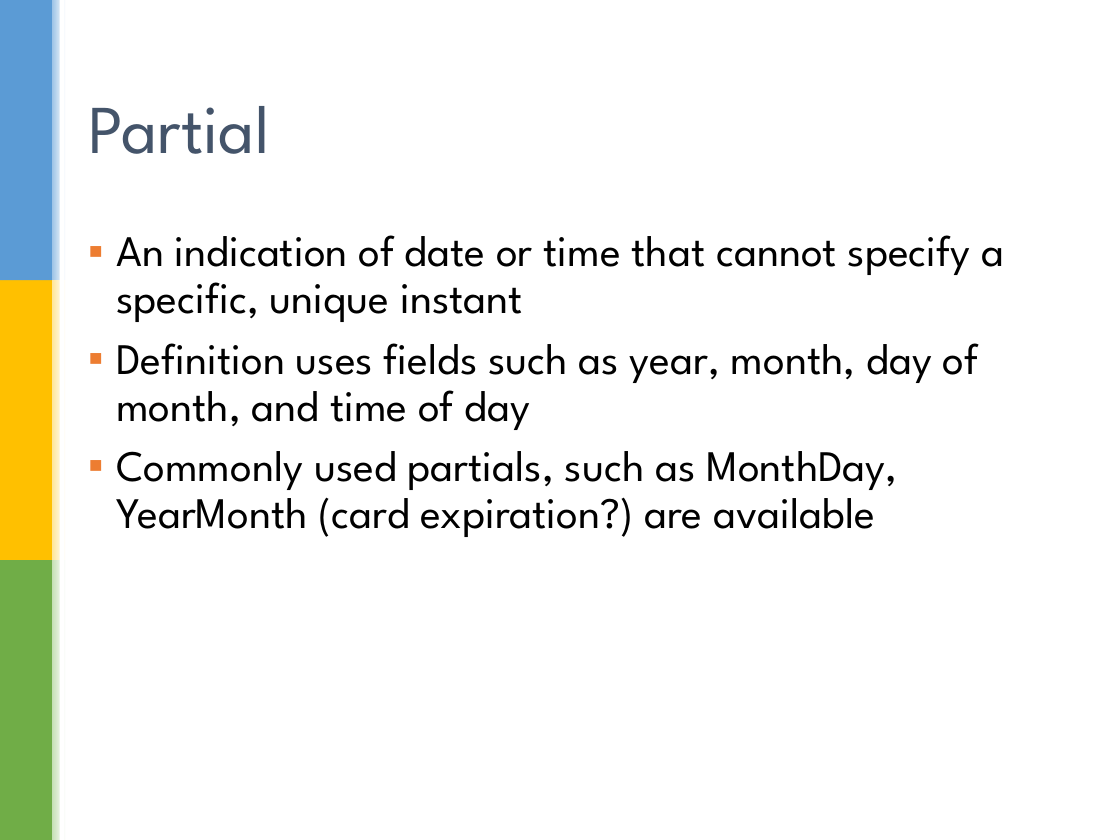
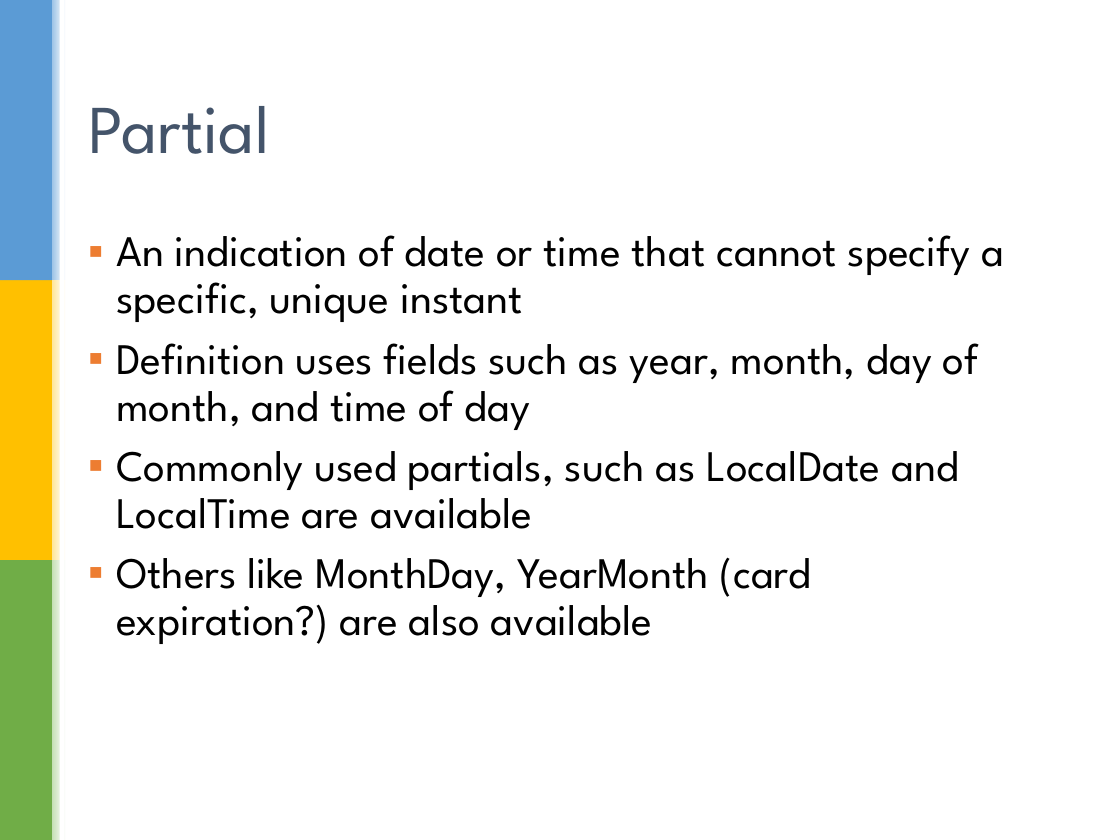
Before and after one commit to sualeh/make-a-date, a slide deck: slide 23 of Java 8 Date and Time API.pptx (slide 24 before the commit). Drawn at 1120x840 pixels with LibreOffice and Linux fonts; fonts in the diff are those of the drawing; background and template pictures are left out. Boxes give left, top, right and bottom in pixels: in the first picture for what was removed or moved away, otherwise in the second. Text is boxed around its words. In the diff, an @@ line names an element or a change of style, - is before the commit and + after.

```diff
--- a/Java 8 Date and Time API.pptx
+++ b/Java 8 Date and Time API.pptx
@@ text at (116, 451, 959, 644): text changed @@
-▪ Commonly used partials, such as MonthDay, YearMonth (card expiration?) are available
+▪ Commonly used partials, such as LocalDate and LocalTime are available
+▪ Others like MonthDay, YearMonth (card expiration?) are also available
```
Also in this commit, not shown: 17 other slides changed, 1 slide removed.
